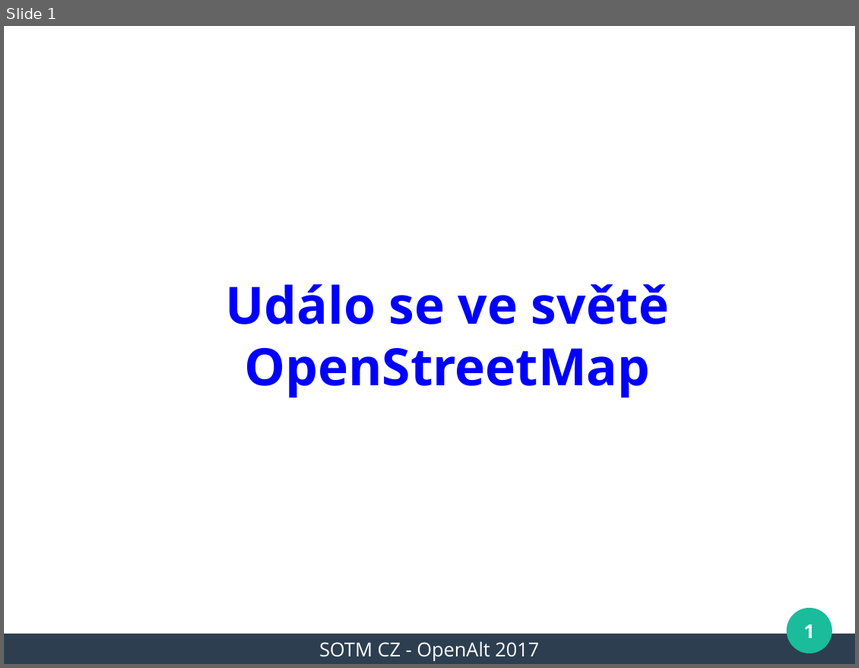
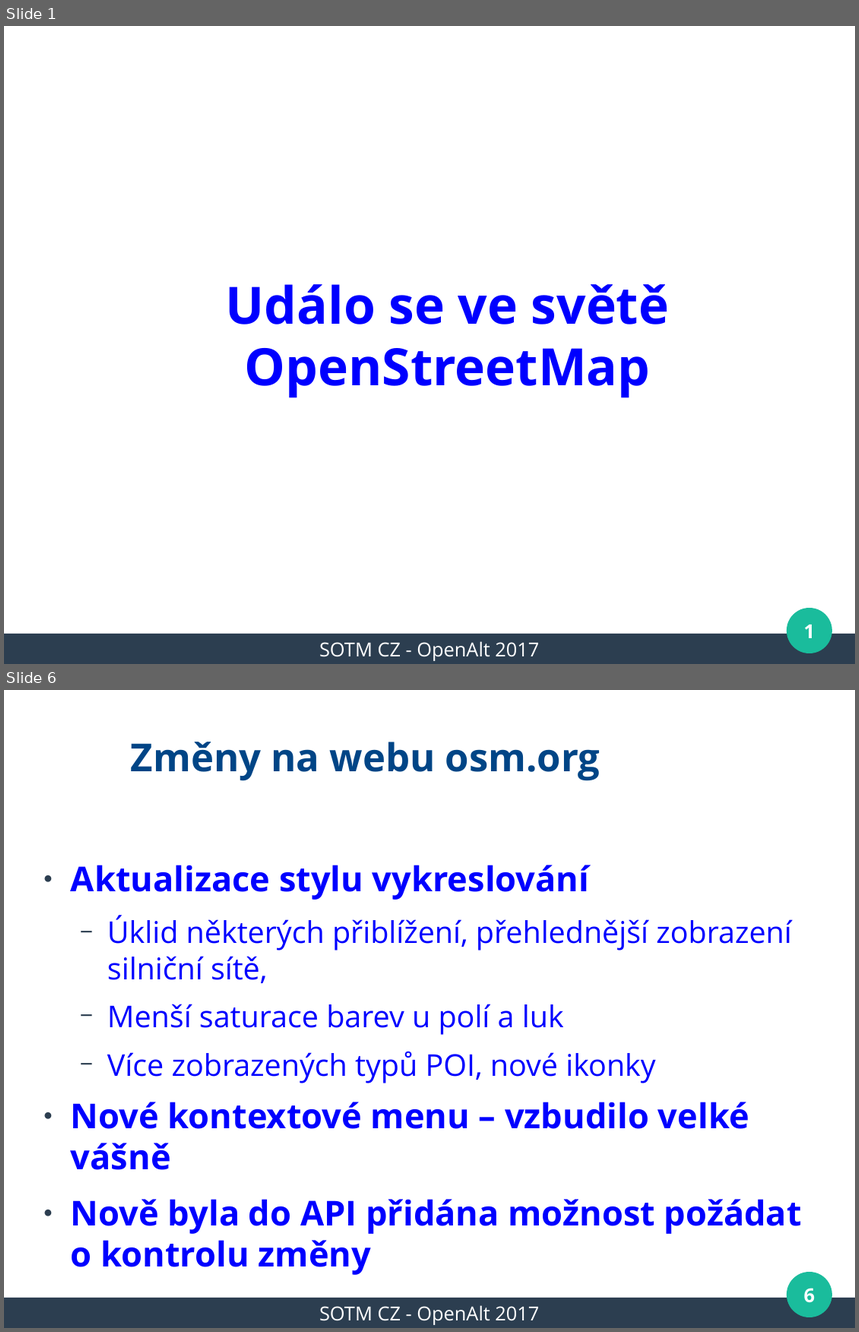
Before and after one commit to mkyral/osm, a slide deck: prezentace/SOTM_CZ_2017/mkyral_WeeklyOSM.odp. Shown one above the other, each under a label of ours: slide 1 before the commit, slides 1 and 6 after it; the slides between them are not shown. The pictures are 859x668 and 859x1332 pixels, drawn with LibreOffice and Linux fonts; fonts in the diff are those of the drawing; background and template pictures are left out. Boxes give left, top, right and bottom in pixels: in the first picture for what was removed or moved away, otherwise in the second. Text is boxed around its words. In the diff, an @@ line names an element or a change of style, - is before the commit and + after.

```diff
--- a/prezentace/SOTM_CZ_2017/mkyral_WeeklyOSM.odp
+++ b/prezentace/SOTM_CZ_2017/mkyral_WeeklyOSM.odp
@@ slide 6 added at bbox=[4, 690, 855, 1328], background #FFFFFF; not listed: 3 template elements that a slide beside it also shows @@
@@ title added at bbox=[131, 742, 601, 781], 36 pt, text #004586, bold @@
+Změny na webu osm.org
@@ text added at bbox=[71, 865, 802, 1275], 28 pt, text #0000FF @@
+● Aktualizace stylu vykreslování
+  − Úklid některých přiblížení, přehlednější zobrazení silniční sítě,
+  − Menší saturace barev u polí a luk
+  − Více zobrazených typů POI, nové ikonky
+● Nové kontextové menu – vzbudilo velké vášně
+● Nově byla do API přidána možnost požádat o kontrolu změny
@@ page number added at bbox=[804, 1288, 815, 1303], 18 pt, text #FFFFFF, bold @@
+6
@@ text added at bbox=[319, 1306, 539, 1325], 18 pt, text #FFFFFF @@
+SOTM CZ - OpenAlt 2017
```
Also in this commit, not shown: 1 slide changed, 15 other slides added.
